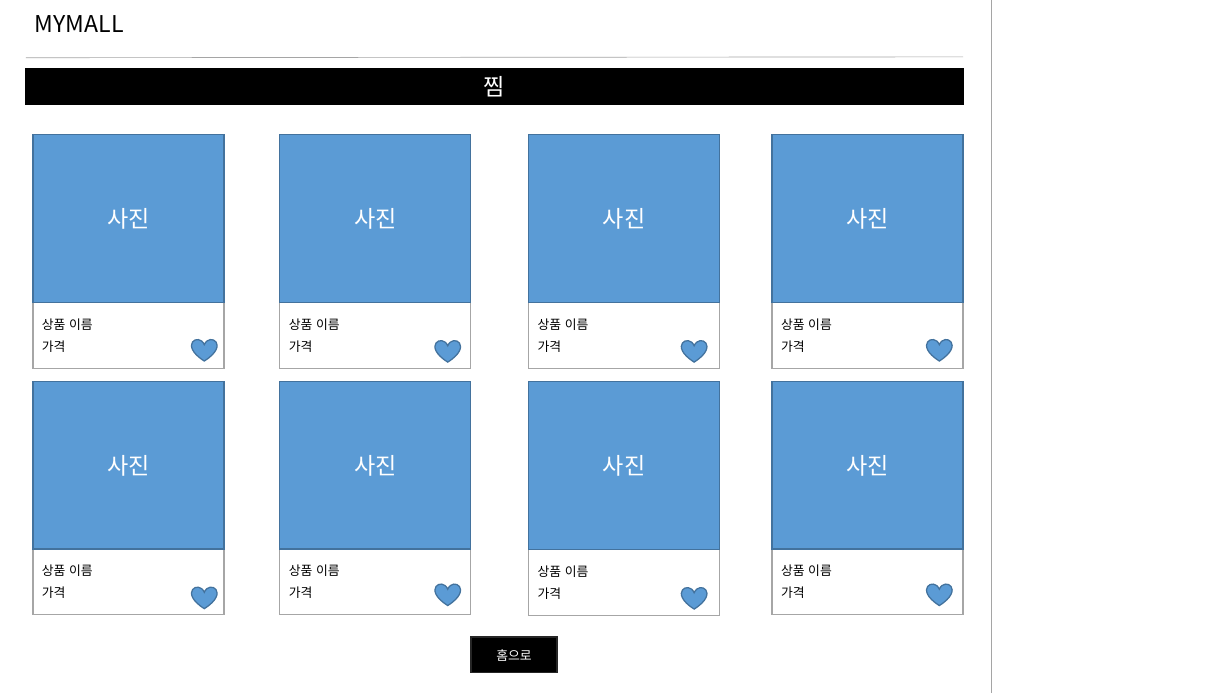
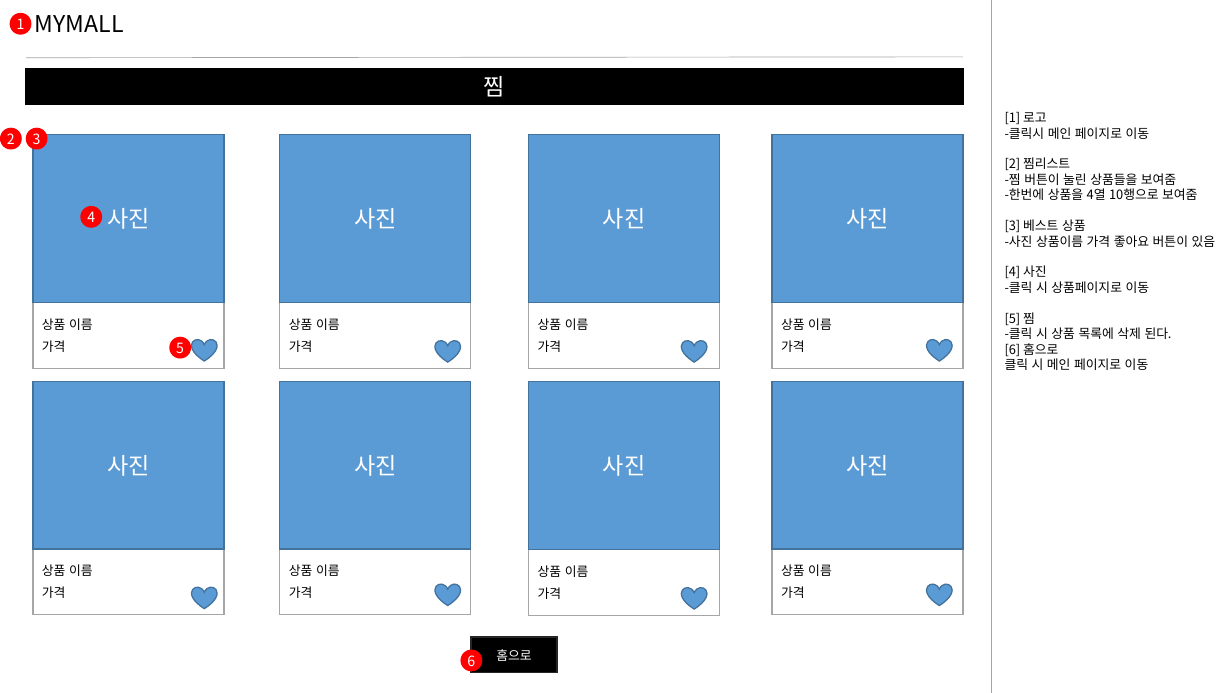
Before and after one commit to Hongsomang/mymall, a slide deck: slide 20 of document/design/MYMALL(쇼핑리스트)_스토리보드.pptx. Drawn at 1232x693 pixels with LibreOffice and Linux fonts; fonts in the diff are those of the drawing. Boxes give left, top, right and bottom in pixels: in the first picture for what was removed or moved away, otherwise in the second. Text is boxed around its words. In the diff, an @@ line names an element or a change of style, - is before the commit and + after.

```diff
--- a/document/design/MYMALL(쇼핑리스트)_스토리보드.pptx
+++ b/document/design/MYMALL(쇼핑리스트)_스토리보드.pptx
@@ ellipse added at (9,13,31,35), fill #FF0000, 11 pt, text #FFFFFF @@
+1
@@ text added at (1005,111,1216,370), 10 pt, text #000000 @@
+[1] 로고
+-클릭시 메인 페이지로 이동
+[2] 찜리스트
+-찜 버튼이 눌린 상품들을 보여줌
+-한번에 상품을 4열 10행으로 보여줌
+[3] 베스트 상품
+-사진 상품이름 가격 좋아요 버튼이 있음
+[4] 사진
+-클릭 시 상품페이지로 이동
+[5] 찜
+-클릭 시 상품 목록에 삭제 된다.
+[6] 홈으로
+클릭 시 메인 페이지로 이동
@@ ellipse added at (0,128,22,150), fill #FF0000, 11 pt, text #FFFFFF @@
+2
@@ ellipse added at (26,128,48,150), fill #FF0000, 11 pt, text #FFFFFF @@
+3
@@ ellipse added at (80,206,103,228), fill #FF0000, 11 pt, text #FFFFFF @@
+4
@@ ellipse added at (169,336,191,359), fill #FF0000, 11 pt, text #FFFFFF @@
+5
@@ ellipse added at (460,650,482,672), fill #FF0000, 11 pt, text #FFFFFF @@
+6
```
Also in this commit, not shown: 9 other slides changed.
